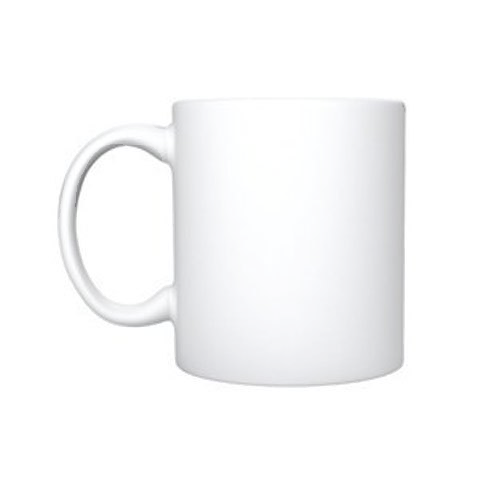
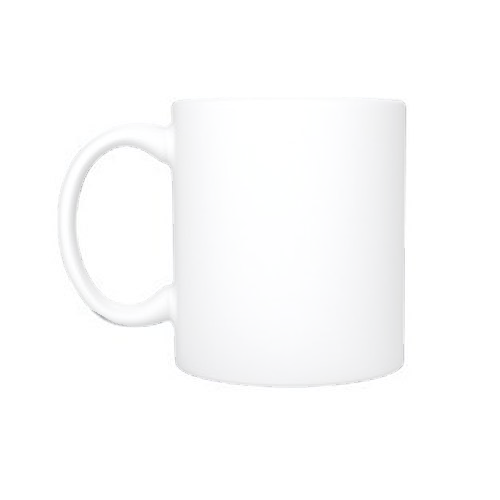
Revision of a layered 500px x 500px image; what changed, layer by layer:
removed layer "Layer 1" (was 71%) over [58, 97, 407, 387]
removed layer "Layer 0" over [57, 97, 407, 387]
added layer "Layer 3" (34%) above "Layer 2" over [57, 97, 405, 387]
added layer "Layer 2" over [57, 97, 407, 387]
